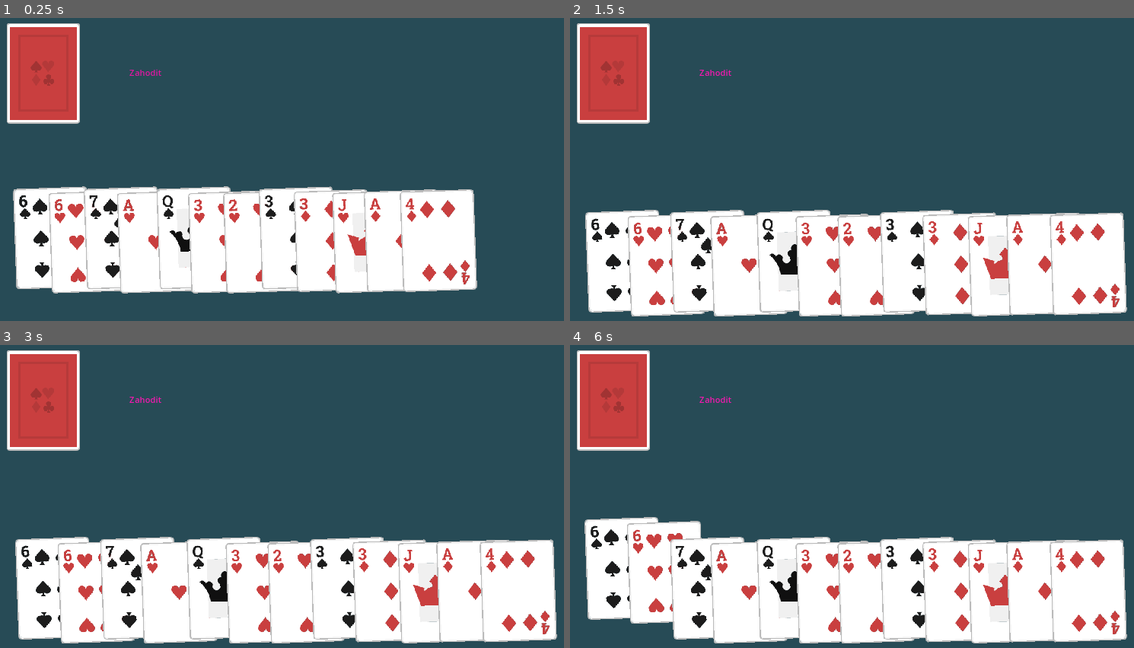
Above: before the commit, frames 1-4 (two rows, left to right).
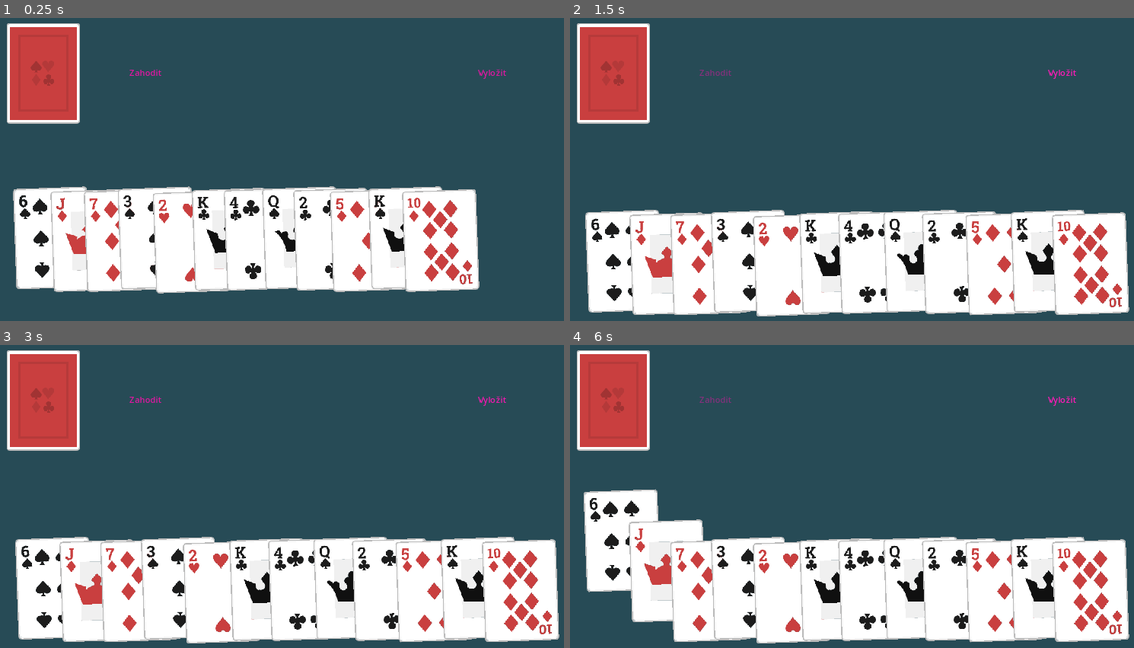
Above: after the commit, the same moments.

Repository: Rhubaruth/solo-rummy
Game: Godot game, scene res://main.tscn
Same seed, same stepped clock (60 frames per second), same inputs: the game is played once before the commit and once after it.
Inputs (mouse positions are in pixels of both pictures, inside the frame that each line leads up to):
- Up to frame 1 (0.25 s): no input
- Up to frame 2 (1.5 s): click "Zahodit" at 0.5 s; click (1060, 72) at 1.25 s, where only the run after the commit has a clickable "Vyložit"
- Up to frame 3 (3 s): click (146, 399) at 2 s, where only the run before the commit has a clickable "Zahodit"; click (490, 399) at 2.75 s, where only the run after the commit has a clickable "Vyložit"
- Up to frame 4 (6 s): click "Zahodit" at 3.5 s; click (1060, 399) at 4.25 s, where only the run after the commit has a clickable "Vyložit"; tap Enter at 5 s; move the mouse to (620, 566) at 5.02 s; press the mouse at (620, 566) at 5.03 s; tap Space at 5.75 s; move the mouse to (665, 566) at 5.77 s; release the mouse at (665, 566) at 5.78 s; click (665, 566) at 5.85 s

The runs differ from the first frame. In frame 1, 6.9% of the frame differs, in the area x 8-90%, y 16-91%; in frame 2, 8.6%; in frame 3, 8.6%; in frame 4, 11%, in the area x 2-100%, y 16-99%.

Commit message:
meging, MELDING_END state

Diff:
--- a/StatesEnum.gd
+++ b/StatesEnum.gd
@@ -4,4 +4,5 @@
 	DRAWING = 1,
 	DISCARDING = 2,
 	MELDING = 3,
+	MELDING_END = 4,
 }
--- a/card.gd
+++ b/card.gd
@@ -26,7 +26,7 @@
 
 signal card_swap(Card, int)
 
-var SHORT_CLICK_THREASHOLD: float = 0.09
+var SHORT_CLICK_THREASHOLD: float = 0.1
 var click_timer: float = 0.0
 @export var HOVER_OFFSET: Vector2 = Vector2(-64, -90)
 
@@ -44,12 +44,13 @@
 
 	Sprite.frame_coords = Vector2i(self.value-1, self.suit-1)
 
-func setup(suit: SuitEnum, value: int):
-	self.value = value
-	self.suit = suit
+
+func setup(new_suit: SuitEnum, new_value: int):
+	self.value = new_value
+	self.suit = new_suit
 
 func _on_gui_input(event):
-	if not ClickCD.is_stopped():
+	if not ClickCD.is_stopped() or self.position.y < 0:
 		return
 	if Input.is_action_just_pressed("click") \
 	and state != CardStateEnum.HOVER:
@@ -63,7 +64,7 @@
 			return
 
 	if Input.is_action_just_released("click"):
-		if click_timer > SHORT_CLICK_THREASHOLD:
+		if click_timer > SHORT_CLICK_THREASHOLD or self.value == 14:
 			end_hover()
 			return
 		ClickCD.start()
@@ -123,12 +124,3 @@
 	var tween: Tween = create_tween()
 	var duration = 0.3 / speed_mult
 	tween.tween_property(self, "position", new_position, duration)
-
-func move_from(new_offset: Vector2, speed_mult: float = 1):
-	var tween: Tween = create_tween()
-	var duration = 0.3 / speed_mult
-	var old_offset = Vector2.ZERO
-	if Sprite != null:
-		old_offset = Sprite.offset
-		Sprite.offset = new_offset + old_offset
-	tween.tween_property(Sprite, "offset", old_offset, duration)
--- a/deck.gd
+++ b/deck.gd
@@ -1,4 +1,4 @@
-extends Button
+extends Control
 class_name DeckClass
 
 const StatesEnum = preload("res://StatesEnum.gd").State
@@ -18,10 +18,11 @@
 	if handContainer == null:
 		push_error("handContainer not selected")
 
+	var card: Card
 	# Create deck
 	for suit in SuitEnum:
-		for value in range(1, 13):
-			var card: Card = card_tscn.instantiate()
+		for value in range(1, 14):
+			card = card_tscn.instantiate()
 			card.setup(SuitEnum[suit], value)
 			deck.append(card)
 
@@ -30,7 +31,7 @@
 		draw_card()
 
 	var joker_position = randi_range(10, len(deck)-2)
-	var card: Card = card_tscn.instantiate()
+	card = card_tscn.instantiate()
 	card.setup(SuitEnum.Spades, 14)
 	deck.insert(joker_position, card)
 
@@ -45,5 +46,5 @@
 
 func _on_board_state_change(state):
 	if state == StatesEnum.DRAWING:
-		emit_signal("drawing", self)
+		drawing.emit(self)
 	pass # Replace with function body.
--- a/discard_button.gd
+++ b/discard_button.gd
@@ -6,7 +6,7 @@
 
 @onready var Sprite = $Sprite2D
 
-signal discarding
+#signal discarding
 
 func _ready():
 	var board = get_tree().get_first_node_in_group("Board")
@@ -15,9 +15,6 @@
 
 	self.pressed.connect(board._on_discard_pressed.bind(self))
 
-func set_sprite(value: int, suit: SuitEnum):
-	Sprite.frame_coords = Vector2i(value-1, suit-1)
-
 func _on_board_state_change(state):
 	if state == StatesEnum.DISCARDING:
 		self.disabled = false
--- a/game.gd
+++ b/game.gd
@@ -8,10 +8,11 @@
 
 signal state_change(state)
 
+@onready var meldsContainer: MeldsControl = $Melds
 
 func _ready():
 	Input.emulate_mouse_from_touch = true
-	emit_signal("state_change", state)
+	state_change.emit(state)
 
 func card_select(card: Card):
 	if state == StatesEnum.DRAWING:
@@ -37,8 +38,8 @@
 	if not drawen_joker:
 		state = StatesEnum.DISCARDING
 	else:
-		state = StatesEnum.MELDING
-	emit_signal("state_change", state)
+		state = StatesEnum.MELDING_END
+	state_change.emit(state)
 
 func _on_discard_pressed(discardButton: DiscardButton):
 	if state != StatesEnum.DISCARDING or not cardsSelected:
@@ -49,16 +50,46 @@
 	var card_pos = card.global_position
 	card.set_mouse_filter(Control.MOUSE_FILTER_IGNORE)
 
-	if card.get_parent() != null:
-		card.get_parent().remove_child(card)
-	discardButton.add_child(card)
+	card.reparent(discardButton)
 	card.global_position = card_pos
 
-	discardButton.set_sprite(card.value, card.suit)
 	cardsSelected.erase(card)
 
 	card.move_to(Vector2.ZERO, 1.5)
-	# Queue for deletion
-	#card.queue_free()
 
 	emit_signal("state_change", state)
+
+
+func _on_meld_button_toggled(toggled_on):
+	if state == StatesEnum.MELDING_END:
+		_meld_end()
+		return
+	if toggled_on:
+		_meld_start()
+		return
+	_meld_end()
+	pass # Replace with function body.
+
+func _meld_start():
+	state = StatesEnum.MELDING
+	state_change.emit(state)
+	pass # Replace with function body.
+
+func _meld_end():
+	if state == StatesEnum.MELDING:
+		state = StatesEnum.DISCARDING
+		state_change.emit(state)
+	elif state != StatesEnum.MELDING_END:
+		return
+
+	if not cardsSelected:
+		return
+
+	if meldsContainer.add_set(cardsSelected):
+		for card in cardsSelected:
+			card.reparent(meldsContainer)
+			card.move_to(Vector2.ZERO)
+
+	for card in cardsSelected:
+		card.deselect()
+	cardsSelected.clear()
--- a/main.tscn
+++ b/main.tscn
@@ -1,15 +1,17 @@
-[gd_scene load_steps=9 format=3 uid="uid://biy2th7ch5a2r"]
+[gd_scene load_steps=11 format=3 uid="uid://biy2th7ch5a2r"]
 
 [ext_resource type="Script" path="res://card_container.gd" id="1_j1ohw"]
 [ext_resource type="Script" path="res://game.gd" id="1_lfp6u"]
 [ext_resource type="Script" path="res://discard_button.gd" id="2_j5pqj"]
+[ext_resource type="Script" path="res://meld_button.gd" id="2_seyna"]
 [ext_resource type="Script" path="res://deck.gd" id="2_sie3a"]
 [ext_resource type="Texture2D" uid="uid://cfvu43og8w65m" path="res://assets/boardgamePack_v2/Vector/playingCards_back.svg" id="2_uslp4"]
 [ext_resource type="Texture2D" uid="uid://c7poq44a7a1gq" path="res://assets/boardgamePack_v2/Vector/playingCards.svg" id="3_iqj4u"]
+[ext_resource type="Script" path="res://meld_container.gd" id="8_db5cs"]
+
+[sub_resource type="StyleBoxEmpty" id="StyleBoxEmpty_quunf"]
 
 [sub_resource type="StyleBoxEmpty" id="StyleBoxEmpty_vufhf"]
-
-[sub_resource type="StyleBoxEmpty" id="StyleBoxEmpty_p41oh"]
 
 [node name="Board" type="Control" groups=["Board"]]
 layout_mode = 3
@@ -30,19 +32,26 @@
 mouse_filter = 1
 color = Color(0.152727, 0.293169, 0.338079, 1)
 
-[node name="UI" type="CanvasLayer" parent="."]
+[node name="MeldButton" type="Button" parent="."]
+self_modulate = Color(1, 0.101705, 0.72068, 1)
+custom_minimum_size = Vector2(144, 194)
+layout_mode = 1
+anchors_preset = 1
+anchor_left = 1.0
+anchor_right = 1.0
+offset_left = -224.0
+offset_top = 48.0
+offset_right = -80.0
+offset_bottom = 242.0
+grow_horizontal = 0
+theme_override_styles/focus = SubResource("StyleBoxEmpty_quunf")
+toggle_mode = true
+action_mode = 0
+text = "Vyložit"
+flat = true
+script = ExtResource("2_seyna")
 
-[node name="Control" type="Control" parent="UI"]
-layout_mode = 3
-anchors_preset = 15
-anchor_right = 1.0
-anchor_bottom = 1.0
-grow_horizontal = 2
-grow_vertical = 2
-size_flags_horizontal = 6
-size_flags_vertical = 6
-
-[node name="DiscardButton" type="Button" parent="UI/Control"]
+[node name="DiscardButton" type="Button" parent="."]
 self_modulate = Color(1, 0.101705, 0.72068, 1)
 custom_minimum_size = Vector2(144, 194)
 layout_mode = 1
@@ -57,7 +66,7 @@
 flat = true
 script = ExtResource("2_j5pqj")
 
-[node name="Sprite2D" type="Sprite2D" parent="UI/Control/DiscardButton"]
+[node name="Sprite2D" type="Sprite2D" parent="DiscardButton"]
 visible = false
 show_behind_parent = true
 position = Vector2(2, 2)
@@ -67,27 +76,24 @@
 vframes = 4
 frame = 55
 
-[node name="Button" type="Button" parent="UI/Control" groups=["Deck"]]
+[node name="Deck" type="Control" parent="." groups=["Deck"]]
 custom_minimum_size = Vector2(144, 194)
-layout_mode = 0
+anchors_preset = 0
 offset_left = 80.0
 offset_top = 48.0
 offset_right = 224.0
 offset_bottom = 242.0
-theme_override_styles/focus = SubResource("StyleBoxEmpty_p41oh")
-disabled = true
-flat = true
 script = ExtResource("2_sie3a")
 handContainerPath = NodePath("../Hand")
 
-[node name="Sprite2D" type="Sprite2D" parent="UI/Control/Button"]
+[node name="Sprite2D" type="Sprite2D" parent="Deck"]
 texture = ExtResource("2_uslp4")
 centered = false
 offset = Vector2(2, 2)
 region_enabled = true
 region_rect = Rect2(601, 0, 139, 190)
 
-[node name="Hand" type="Control" parent="UI/Control" groups=["Hand"]]
+[node name="Hand" type="Control" parent="." groups=["Hand"]]
 layout_mode = 1
 anchors_preset = 8
 anchor_left = 0.5
@@ -103,8 +109,22 @@
 script = ExtResource("1_j1ohw")
 metadata/_edit_group_ = true
 
-[connection signal="state_change" from="." to="UI/Control/DiscardButton" method="_on_board_state_change"]
-[connection signal="state_change" from="." to="UI/Control/Button" method="_on_board_state_change"]
-[connection signal="drawing" from="UI/Control/Button" to="." method="_on_deck_drawing"]
-[connection signal="child_entered_tree" from="UI/Control/Hand" to="UI/Control/Hand" method="_on_child_entered_tree"]
-[connection signal="child_exiting_tree" from="UI/Control/Hand" to="UI/Control/Hand" method="_on_child_exiting_tree"]
+[node name="Melds" type="Control" parent="."]
+layout_mode = 1
+anchors_preset = 1
+anchor_left = 1.0
+anchor_right = 1.0
+offset_left = 20.0
+offset_top = 312.0
+offset_right = 60.0
+offset_bottom = 502.0
+grow_horizontal = 0
+script = ExtResource("8_db5cs")
+
+[connection signal="state_change" from="." to="MeldButton" method="_on_board_state_change"]
+[connection signal="state_change" from="." to="DiscardButton" method="_on_board_state_change"]
+[connection signal="state_change" from="." to="Deck" method="_on_board_state_change"]
+[connection signal="toggled" from="MeldButton" to="." method="_on_meld_button_toggled"]
+[connection signal="drawing" from="Deck" to="." method="_on_deck_drawing"]
+[connection signal="child_entered_tree" from="Hand" to="Hand" method="_on_child_entered_tree"]
+[connection signal="child_exiting_tree" from="Hand" to="Hand" method="_on_child_exiting_tree"]
